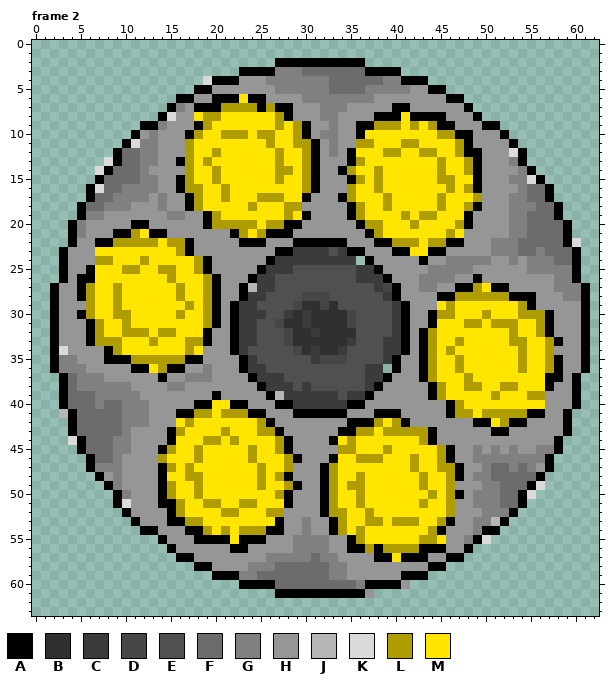
File history of a animated GIF sprite, resources/inventory/chambers_0_rot.gif. This is how it looked before the edit.
The file is 64x64 pixels, 5 frames. Colours within 5 levels of each other are drawn and written as one. Shown: frame 2. The old version is drawn lined up with the new one, on the new canvas. The commit also changed other frames, which this record leaves out.
Palette (. is transparent): A #000000  B #303030  C #3b3b3b  D #464646  E #505050  F #6c6c6c  G #808080  H #969696  J #b6b6b6  K #dadada  L #af9d00  M #ffe500
Pixels before, frame 2 (only the part around the change), first column x 0:
 0 ...............................................................
 1 ...............................................................
 2 ...........................AAAAAAAAAA..........................
 3 .......................AAAAGGGFFFFFFFAAAA......................
 4 ...................KAAAHHHGGGGGGGFFFFFFGGAAA...................
 5 ..................AAHHHHHHHGGGGGGFFFFGGGGGHHAA.................
 6 ................AAHHAAAMAAHHHHGGGGGGGGHHHHHHHHAA...............
 7 ...............AGHAAALLLLALAAHHHGGGHHHHHAAHHHHHHA..............
 8 ..............AKHHMLLMMMMMMLAHHHGGHHHHAAAMAAAAHHHA.............
 9 ............AAGHHHALMMMMMMMLMLAHHGHHAALLLMLMLAAHHHAA...........
10 ...........AHGHHHALMMLLLMLLMMLAHGGHHAMMMMMMMMLLAAHHHA..........
11 ..........AKGGHHHLMMMMMMMMLMMLLAHGHHLLMMMLLMMMMLAHHHHA.........
12 .........AFFGGHHHLMMLMMMMMMLMMLAHGHAMMMLLMMLLMMLAAHHHKA........
13 ........KAFFGGHHALMLMMMMMMMLMMLAHHHALMMMMMMMMLMMLAHHHGA........
14 .......KAFFFGHHHHLMMLMMMMMMLLMLAHHALMMLMMMMMMLMMLAHHHHGA.......
15 .......AFFFFGGHHALMMLMMMMMMLMMLAHHHALMLMMMMMMLLMMAHHHGGKA......
16 ......AKFFGGGGHHALLMMLMMMMMMMMLAHHHLMMLMMMMMMMLMLAHHHHGFFA.....
17 ......AFFGGGGHGHHALMMLMMMLLLMMAHHHALMMMLMMMMMLMMMLHHHGGFFA.....
18 .....AFFGGGHHHGHHALMMMMMLMMMLLHHHHHALMMLMMMMMLMMLAHHHGGGFFA....
19 .....AGGHHHHHHHGGHHALMMMMMMMLMAHHHHALMMMMLMLLMMMAHHHHGGFFFA....
20 ....AGHHHHHAAHHHHHHALLLLLMLLAAHHHHHHALLMMMLMMMMLAHHHHGGFFFFA...
21 ....AGHHHAALMAAHHHHHHHALMLAAAHHHHHHHHALMMMMMMMLMHHHHHGGFFFFA...
22 ....AHHAALLLLLMLLAHHHHHAAAHHHAAAAAAHHHAALLLMLLAAHHHGGGFFFFFAK..
23 ...AHHHMMMMMMMMMLAHHHHHHHHHAACCCCECAAHHHAAMMAAHHHHHGGGFFGFFFA..
24 ...AHHHLLMMMLMMMMMLAHHHHHHACCCCCCCCC.AHHHHHAHHGGGGGHHGHGGGFFA..
25 ...AHHAMMMLLMMLLMMLAHHHHHACCCEEEEEEECCAHHHHHGGGGGHHHHHHGGGGGA..
26 ...AHAAMMMMMMMMLMMMLAHHHACCEEEEEEEEECCCAHHHGGGGHHAHHHHHHHHGGA..
27 ..AHHALMMLMMMMMMLMMLAHHAJCCEEEEEEEEEEECDAHHGGHHAALMAAHHHHHGGGA.
28 ..AHHALMMLMMMMMMLMMLAHHACCEEEEDDDEEEEEECAHHHHAALLLLLLAAAHHHGGA.
29 ..AHHHLMMLMMMMMMMLMLAHACCEEEEDBBDBEEEEEECAHHHMLMMMMMMMLAHHHHHA.
30 ..AHHALMMLLMMMMMLMMLAHACCCEECBCBBBBDEEEECAHHALLMMMLMMMLLLAHHHA.
31 ..AHHHALMMLMMMMMMMMLAHACCEEDBBCBBBBDEEEECAHHAMMMLLMLLLMMLAHHHA.
32 ..AHHHALMMLLLMLLMMMAHHACCEEEDBBCBBBBEEEECAHALMMMMMMMMLMMLAHHHA.
33 ..AHHHALLLMMMLMMMLLAHHACCEEEDBBBBBBCEEECCAHALMMLMMMMMLLMMLAHHA.
34 ..AKHHHHALMMMMMMMLMHHHACEEEEEDBCBBCEEEECCAHALMLMMMMMMMLMMLHHHA.
35 ..AGGHHHAAALLLLLLAAHHHHACEEEEEECDDDEEEECAHHALMMLMMMMMMLMMLAHHA.
36 ..AGGGHHHHHAAMLAAHHGHHHACCEEEEEEEEEEECC.AHHALMMLMMMMMMLMMLAHHA.
37 ...AFGGGHHHHHHAHHGGGHHHHACCCEEEEEEEEECCAHHHALMMMLMMMMMMMMAAHA..
38 ...AFGGGGGGHHHHGGHHHHHHHHACCCECEEEEEECAHHHHHALMMLLMMLLMMMAHHA..
39 ...AFFFGGGGGHHHHHHHHAHHHHHAJCCCCCCECCAHHHHHHALMMMMMLMMMLLHHHA..
40 ...AFFFGFFGGGHHHHHAAMMAAHHHAACCCCCCAAHHHHHHHHHALMMMMMMMMMHHHA..
41 ...JAFFFFFGGGHHHAALLMLLLAAHHHAAAAAAHHHAAAHHHHHALLMLLLLLAAHHA...
42 ....AFFFFFGGGHHHMLMMMMMMMLAHHHHHHHHAAALMLAHHHHHHHAAMLAAHHHHA...
43 ....AFFFFFGHHHHALMMMMLMMMLLAHHHHHHAALLMLLLLLAHHHHHHAAHHHHHHA...
44 ....KAFFFGGHHHHAMMMLLMLMMMMLAHHHHAMLMMMMMMMLAHHHHHHHHHHHHHA....
45 .....AFFFGGHHHALMMLMMMMMLMMLAHHHHHLLMMMLMMMMMLAHHGHGHGHHGGA....
46 ......AFFGHHHHLMMMLMMMMMLMMMLAHHHAMMLLLMMMLMMLAHHGGGGGGGGA.....
47 ......AGGGHHHHALMLMMMMMMMLMMLHHHALMMMMMMMMLMMLLAHHGFFGFGHA.....
48 .......AHGHHHHAMMLLMMMMMMLMLAHHHALMMLMMMMMMLMMLAHGGFFFFFA......
49 ........AGHHHHALMMLMMMMMMLMMLAHHALMLLMMMMMMLMMLHHHGGFFFAK......
50 .........AGHHHALMMLMMMMMMMMLAHHHALMMLMMMMMMMLMLAHGGGFFAK.......
51 .........AKHHHAALMMLLMMLLMMMAHHHALMMLMMMMMMLMMLHHGGGFFA........
52 ..........AHHHHALMMMMLLMMMLLHHHHALLMMLMMMMMMMMLHHHGGGA.........
53 ...........AHHHAALLMMMMMMMMAHHGHHALMMLLMLLLMMLAHHGGJA..........
54 ............AAHHHAALMLMLLLAAHHGHHALMLMMMMMMMLAHHHGAA...........
55 ..............AHHHAAAAMAAAHHHGGGGHHALMMMMMMLLMHHGAK............
56 ...............AHHHHHHAAHHHHHGGGGHHAALALLLLAAAHHA..............
57 ................AAHHHHHHHHGGGGGFGGHHHHAAMAAAHHAA...............
58 ..................AAHHHHGGGFFFFFFGGHHHHHHHHHAA.................
59 ....................AAAGGFFFFFFFFGGHHHHHHAAA...................
60 .......................AAAAFFFFFFFFFGAAAAH.....................
61 ...........................AAAAAAAAAAH.........................
62 ...............................................................
63 ...............................................................
Now the later version:
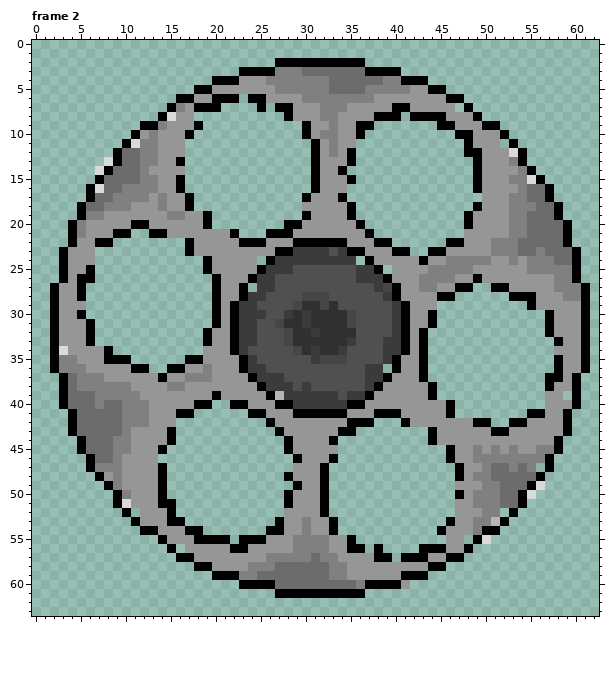
Author's note on the commit: Fixed chamber animations, tall walls
Changes in this commit:
canvas 64x64 -> 63x64 (the part of the old canvas that was cut away was empty and is not shown)
Frame 2:
y 4: x 19 K -> .
y 6: x 23 M -> .
y 7: x 21..24 LLLL -> ....; x 26 L -> .; x 47 H -> .
y 8: x 18..27 MLLMMMMMML -> ..........; x 41 M -> .
y 9: x 19..29 LMMMMMMMLML -> ...........; x 38..44 LLLMLML -> .......
y 10: x 18..29 LMMLLLMLLMML -> ............; x 37..46 MMMMMMMMLL -> ..........
y 11: x 17..30 LMMMMMMMMLMMLL -> ..............; x 36..47 LLMMMLLMMMML -> ............; x 52 H -> .
y 12: x 17..30 LMMLMMMMMMLMML -> ..............; x 36..47 MMMLLMMLLMML -> ............
y 13: x 17..30 LMLMMMMMMMLMML -> ..............; x 36..48 LMMMMMMMMLMML -> .............
y 14: x 17..30 LMMLMMMMMMLLML -> ..............; x 35..48 LMMLMMMMMMLMML -> ..............
y 15: x 17..30 LMMLMMMMMMLMML -> ..............; x 36..48 LMLMMMMMMLLMM -> .............
y 16: x 17..30 LLMMLMMMMMMMML -> ..............; x 35..48 LMMLMMMMMMMLML -> ..............
y 17: x 18..29 LMMLMMMLLLMM -> ............; x 35..49 LMMMLMMMMMLMMML -> ...............
y 18: x 18..29 LMMMMMLMMMLL -> ............; x 36..48 LMMLMMMMMLMML -> .............
y 19: x 20..29 LMMMMMMMLM -> ..........; x 36..47 LMMMMLMLLMMM -> ............
y 20: x 20..27 LLLLLMLL -> ........; x 37..47 LLMMMLMMMML -> ...........
y 21: x 11..12 LM -> ..; x 23..25 LML -> ...; x 38..47 LMMMMMMMLM -> ..........
y 22: x 9..16 LLLLLMLL -> ........; x 40..45 LLLMLL -> ......; x 60 K -> .
y 23: x 7..16 MMMMMMMMML -> ..........; x 42..43 MM -> ..
y 24: x 7..18 LLMMMLMMMMML -> ............; x 25 H -> .
y 25: x 7..18 MMMLLMMLLMML -> ............; x 39 H -> .
y 26: x 7..19 MMMMMMMMLMMML -> .............
y 27: x 6..19 LMMLMMMMMMLMML -> ..............; x 24 J -> .; x 49..50 LM -> ..
y 28: x 6..19 LMMLMMMMMMLMML -> ..............; x 47..52 LLLLLL -> ......
y 29: x 6..19 LMMLMMMMMMMLML -> ..............; x 45..54 MLMMMMMMML -> ..........
y 30: x 6..19 LMMLLMMMMMLMML -> ..............; x 45..56 LLMMMLMMMLLL -> ............
y 31: x 7..19 LMMLMMMMMMMML -> .............; x 45..56 MMMLLMLLLMML -> ............
y 32: x 7..18 LMMLLLMLLMMM -> ............; x 44..56 LMMMMMMMMLMML -> .............
y 33: x 7..18 LLLMMMLMMMLL -> ............; x 44..57 LMMLMMMMMLLMML -> ..............
y 34: x 9..18 LMMMMMMMLM -> ..........; x 44..57 LMLMMMMMMMLMML -> ..............
y 35: x 11..16 LLLLLL -> ......; x 44..57 LMMLMMMMMMLMML -> ..............
y 36: x 13..14 ML -> ..; x 44..57 LMMLMMMMMMLMML -> ..............
y 37: x 44..56 LMMMLMMMMMMMM -> .............
y 38: x 45..56 LMMLLMMLLMMM -> ............
y 39: x 45..56 LMMMMMLMMMLL -> ............; x 59 H -> .
y 40: x 20..21 MM -> ..; x 47..56 LMMMMMMMMM -> ..........
y 41: x 3 J -> .; x 18..23 LLMLLL -> ......; x 47..54 LLMLLLLL -> ........
y 42: x 16..25 MLMMMMMMML -> ..........; x 38..40 LML -> ...; x 51..52 ML -> ..
y 43: x 16..26 LMMMMLMMMLL -> ...........; x 36..43 LLMLLLLL -> ........
y 44: x 4 K -> .; x 16..27 MMMLLMLMMMML -> ............; x 34..43 MLMMMMMMML -> ..........
y 45: x 15..27 LMMLMMMMMLMML -> .............; x 34..45 LLMMMLMMMMML -> ............
y 46: x 14..28 LMMMLMMMMMLMMML -> ...............; x 34..45 MMLLLMMMLMML -> ............
y 47: x 15..28 LMLMMMMMMMLMML -> ..............; x 33..46 LMMMMMMMMLMMLL -> ..............; x 56 H -> .
y 48: x 15..27 MMLLMMMMMMLML -> .............; x 33..46 LMMLMMMMMMLMML -> ..............
y 49: x 15..28 LMMLMMMMMMLMML -> ..............; x 33..46 LMLLMMMMMMLMML -> ..............
y 50: x 15..27 LMMLMMMMMMMML -> .............; x 33..46 LMMLMMMMMMMLML -> ..............
y 51: x 16..27 LMMLLMMLLMMM -> ............; x 33..46 LMMLMMMMMMLMML -> ..............
y 52: x 11 H -> .; x 16..27 LMMMMLLMMMLL -> ............; x 33..46 LLMMLMMMMMMMML -> ..............; x 52 G -> .
y 53: x 17..26 LLMMMMMMMM -> ..........; x 34..45 LMMLLMLLLMML -> ............
y 54: x 19..25 LMLMLLL -> .......; x 34..44 LMLMMMMMMML -> ...........
y 55: x 22 M -> .; x 36..45 LMMMMMMLLM -> ..........; x 48 G -> .
y 56: x 16 H -> .; x 37 L -> .; x 39..42 LLLL -> ....
y 57: x 40 M -> .
y 61: x 37 H -> .
Pixel boxes of the changes (left, top, right, bottom) in both pictures:
erased: (86, 76, 572, 598)
erased: (572, 238, 581, 247)
erased: (59, 409, 77, 445)
